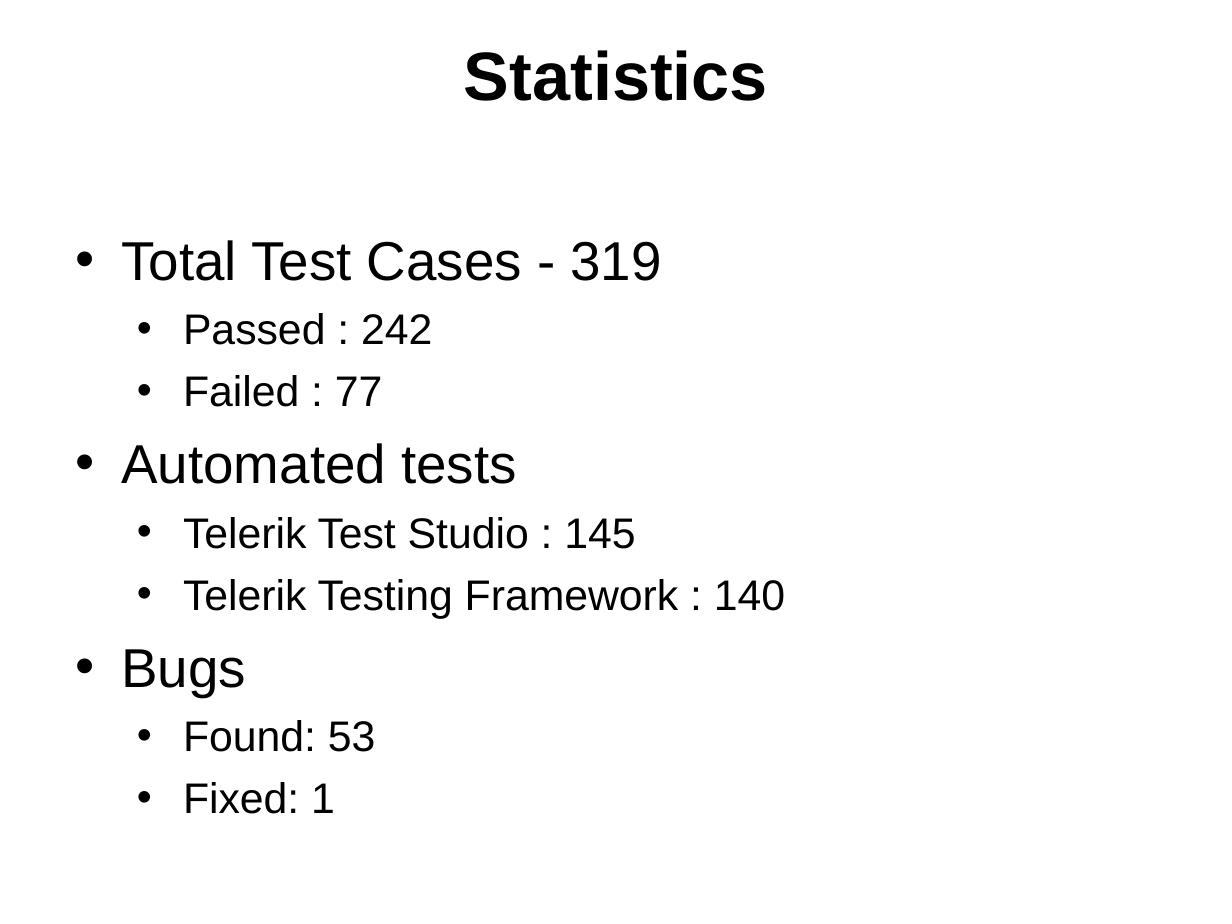
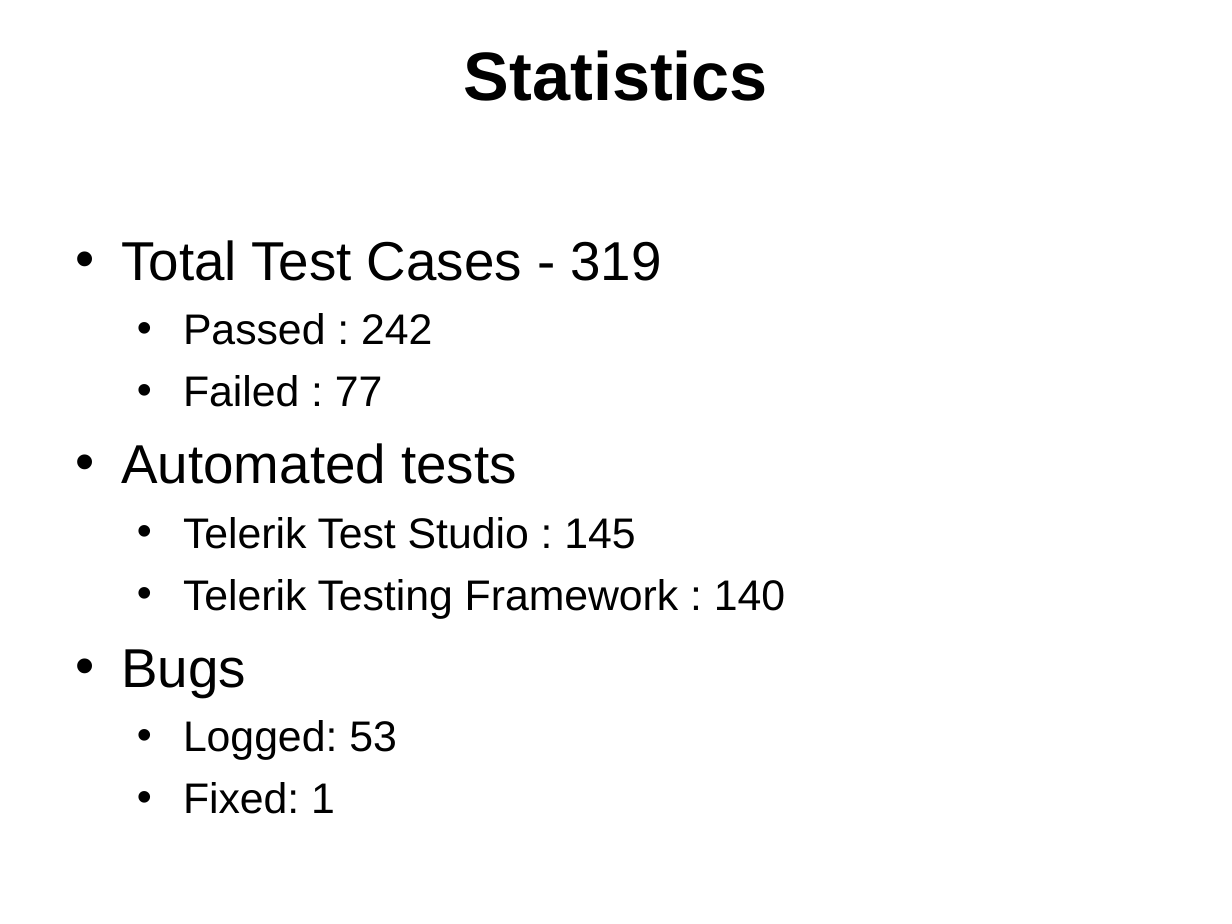
Before and after one commit to QATeamApple/Documents, a slide deck: slide 4 of Team Apple.ppt. Drawn at 1232x924 pixels with LibreOffice and Linux fonts; fonts in the diff are those of the drawing; background and template pictures are left out. Boxes give left, top, right and bottom in pixels: in the first picture for what was removed or moved away, otherwise in the second. Text is boxed around its words. In the diff, an @@ line names an element or a change of style, - is before the commit and + after.

Commit message:
Presentation

```diff
--- a/Team Apple.ppt
+++ b/Team Apple.ppt
@@ text at [183,720,397,760]: text changed @@
-  • Found: 53
+  • Logged: 53
```
